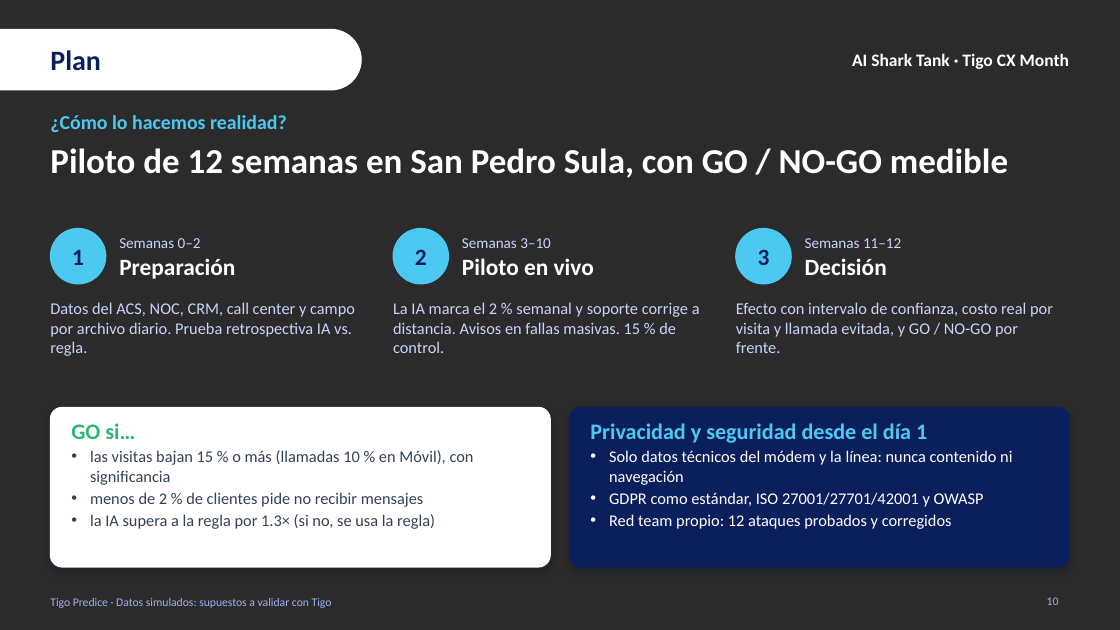
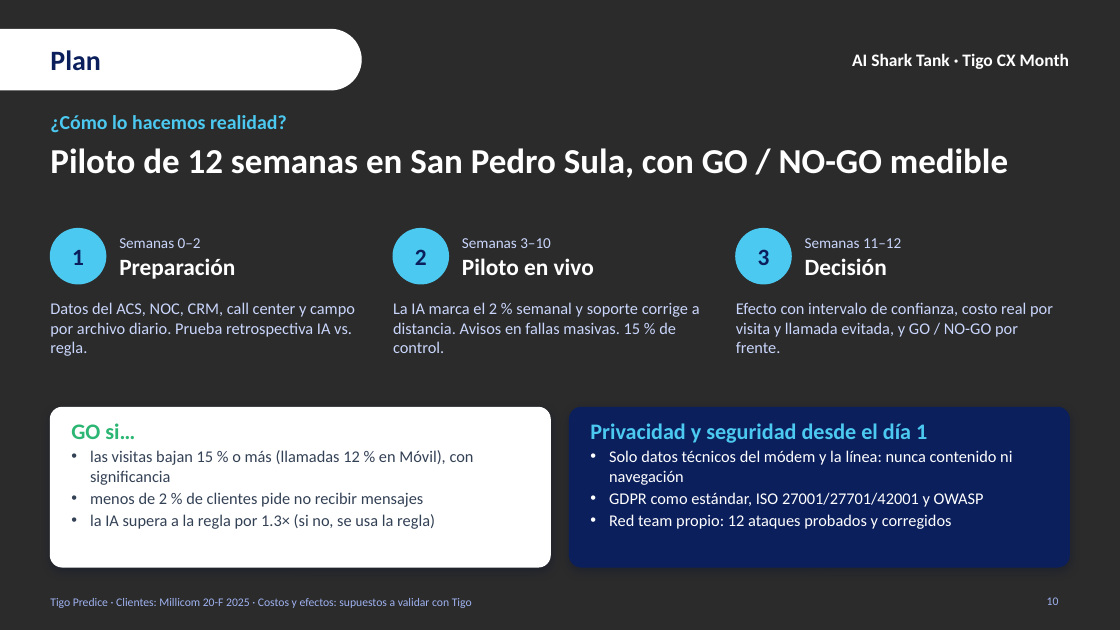
Before and after one commit to userf8a2c4/Tigo_Predice, a slide deck: slide 10 of 1_Presentacion/AI_Shark_Tank_Tigo_Predice.pptx. Drawn at 1120x630 pixels with LibreOffice and Linux fonts; fonts in the diff are those of the drawing; background and template pictures are left out; a plain dark background stands for a picture behind light text. Boxes give left, top, right and bottom in pixels: in the first picture for what was removed or moved away, otherwise in the second. Text is boxed around its words. In the diff, an @@ line names an element or a change of style, - is before the commit and + after.

```diff
--- a/1_Presentacion/AI_Shark_Tank_Tigo_Predice.pptx
+++ b/1_Presentacion/AI_Shark_Tank_Tigo_Predice.pptx
@@ text at (90,450,474,485): text changed @@
-• las visitas bajan 15 % o más (llamadas 10 % en Móvil), con significancia
+• las visitas bajan 15 % o más (llamadas 12 % en Móvil), con significancia
@@ text at (50,598,472,608): text changed @@
-Tigo Predice · Datos simulados: supuestos a validar con Tigo
+Tigo Predice · Clientes: Millicom 20-F 2025 · Costos y efectos: supuestos a validar con Tigo
```
Also in this commit, not shown: 9 other slides changed, 58 other files.
